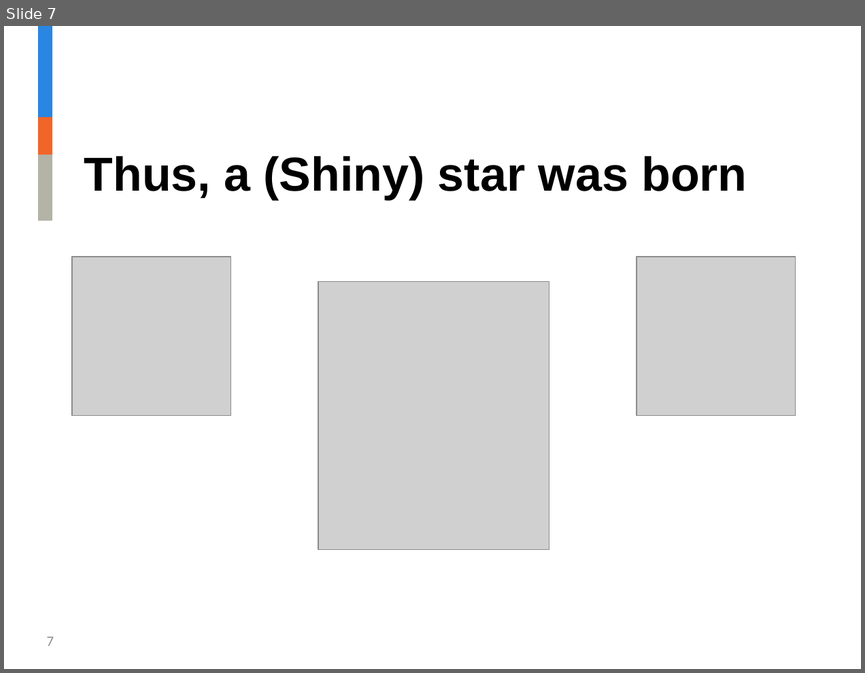
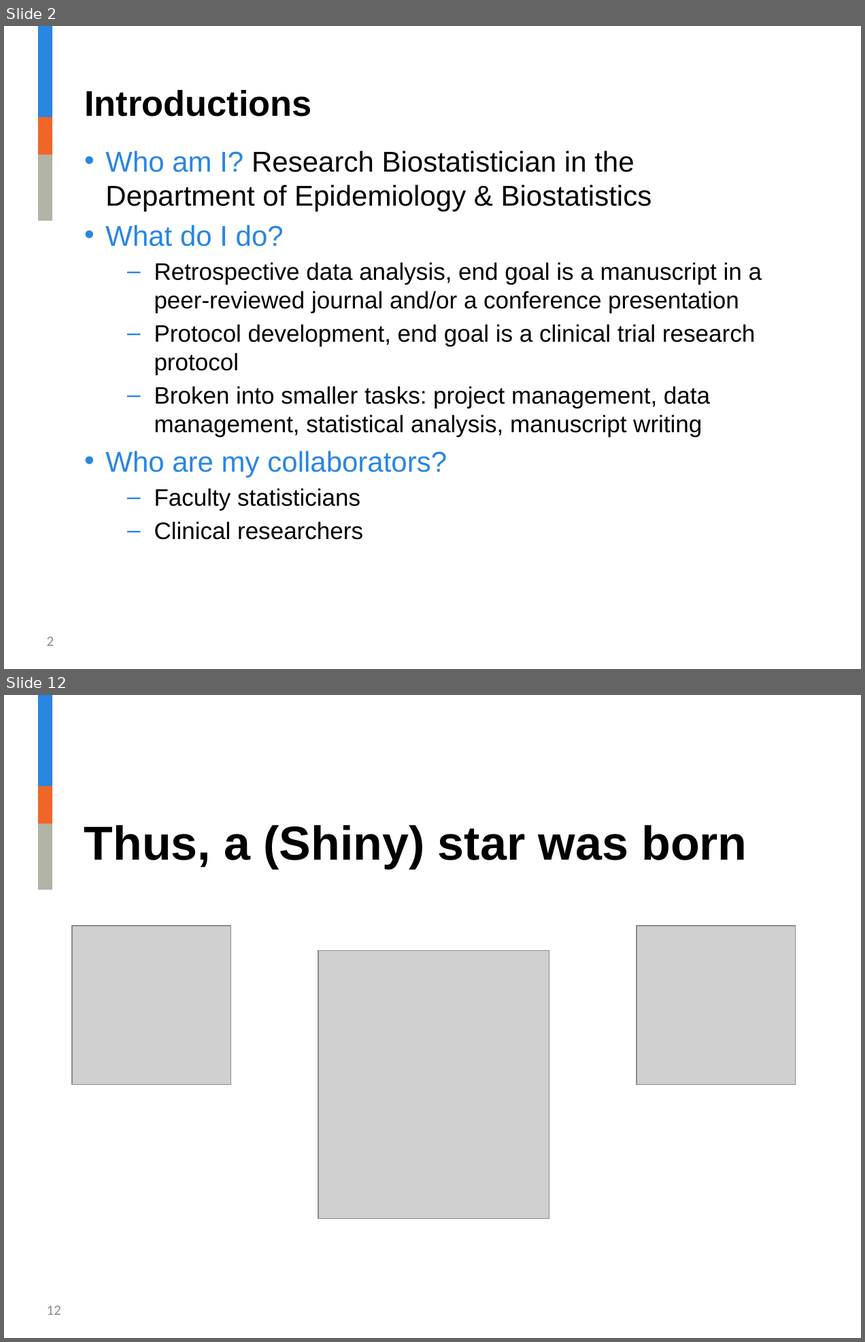
Before and after one commit to jalavery/timetrackR, a slide deck: Strategy and Innovation timetrackR Presentation.pptx. Shown one above the other, each under a label of ours: slide 7 before the commit, slides 2 and 12 after it; the slides between them are not shown. The pictures are 865x673 and 865x1342 pixels, drawn with LibreOffice and Linux fonts; fonts in the diff are those of the drawing; grey boxes stand for pictures; background and template pictures are left out. Boxes give left, top, right and bottom in pixels: in the first picture for what was removed or moved away, otherwise in the second. Text is boxed around its words. In the diff, an @@ line names an element or a change of style, - is before the commit and + after.

```diff
--- a/Strategy and Innovation timetrackR Presentation.pptx
+++ b/Strategy and Innovation timetrackR Presentation.pptx
@@ slide 2 added at box(4, 26, 861, 669), background #FFFFFF; not listed: 3 template elements that a slide beside it also shows @@
@@ title added at box(84, 90, 312, 116), 30 pt, text #000000, bold @@
+Introductions
@@ text added at box(105, 150, 762, 539), 20 pt, text #000000 @@
+• Who am I? Research Biostatistician in the Department of Epidemiology & Biostatistics
+• What do I do?
+  – Retrospective data analysis, end goal is a manuscript in a peer-reviewed journal and/or a conference presentation
+  – Protocol development, end goal is a clinical trial research protocol
+  – Broken into smaller tasks: project management, data management, statistical analysis, manuscript writing
+• Who are my collaborators?
+  – Faculty statisticians
+  – Clinical researchers
@@ page number added at box(47, 636, 54, 645), 12 pt, text #8C8C8C @@
+2
@@ what was slide 7 is now slide 12 @@
@@ page number at box(47, 1305, 61, 1314): text changed @@
-7
+12
```
Also in this commit, not shown: 12 slides changed, 15 other slides added, 12 slides removed, 9 other files.
